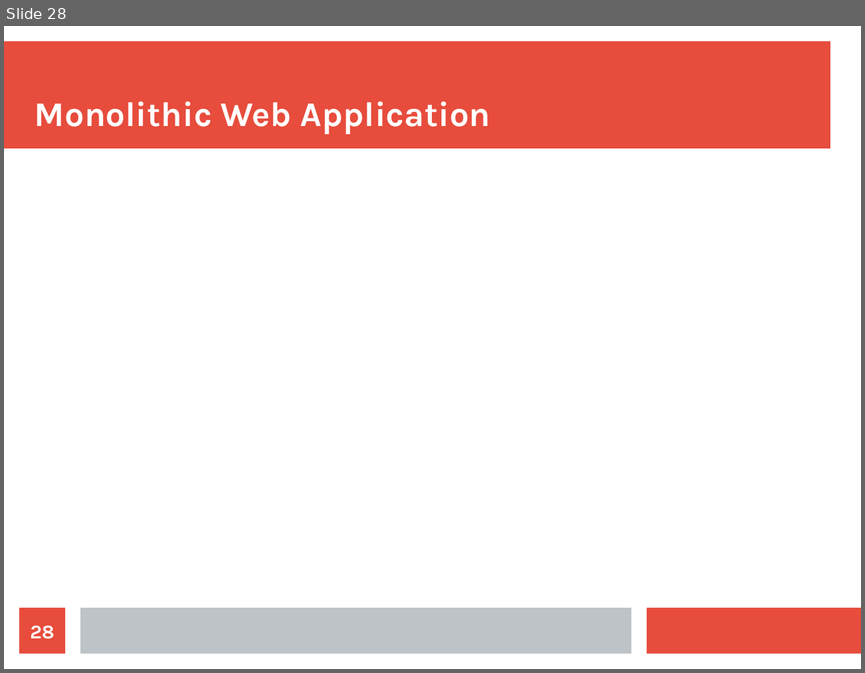
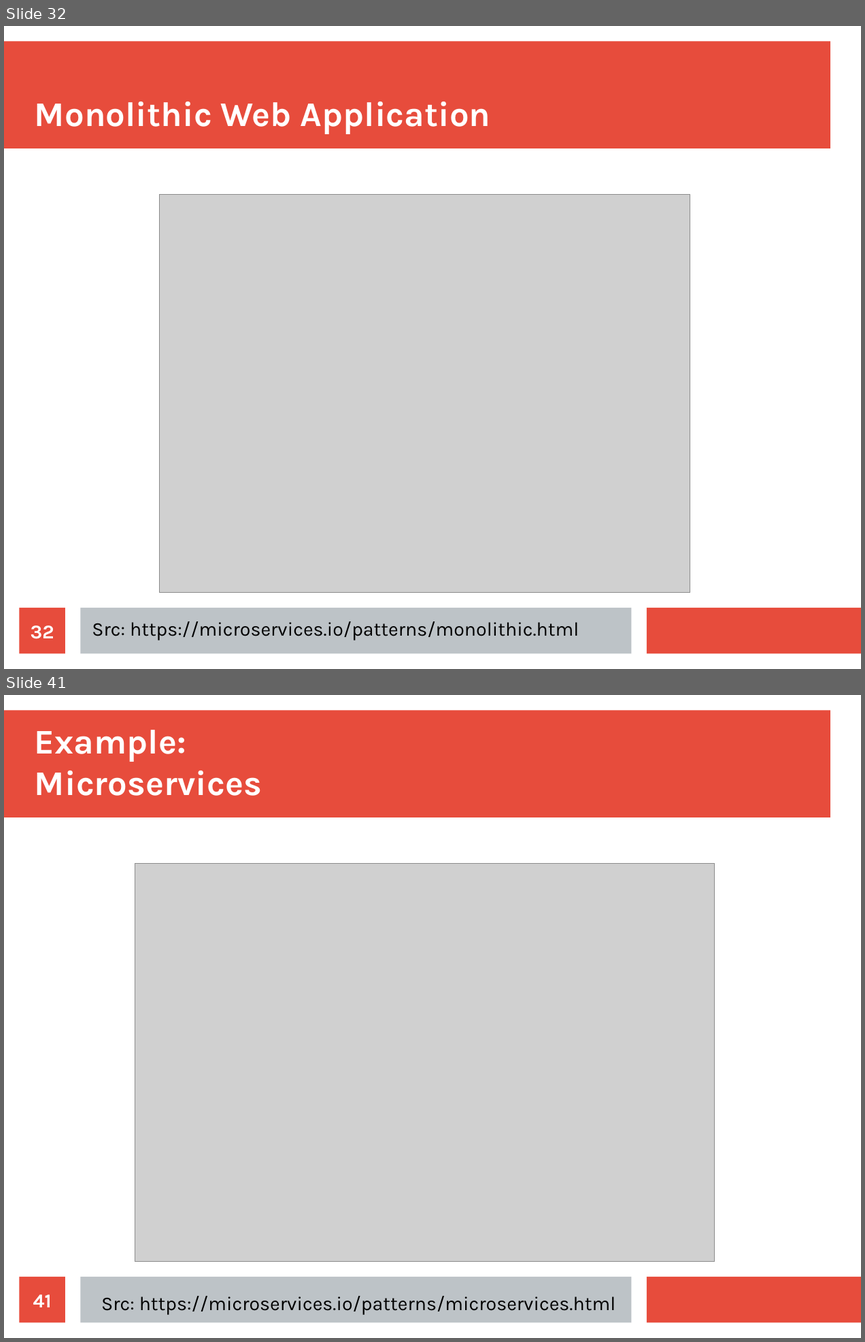
Before and after one commit to maxotta/pia-labs, a slide deck: lectures/architecture/architecture.odp. Shown one above the other, each under a label of ours: slide 28 before the commit, slides 32 and 41 after it; the slides between them are not shown. The pictures are 865x673 and 865x1342 pixels, drawn with LibreOffice and Linux fonts; fonts in the diff are those of the drawing; grey boxes stand for pictures. Boxes give left, top, right and bottom in pixels: in the first picture for what was removed or moved away, otherwise in the second. Text is boxed around its words. In the diff, an @@ line names an element or a change of style, - is before the commit and + after.

```diff
--- a/lectures/architecture/architecture.odp
+++ b/lectures/architecture/architecture.odp
@@ slide 41 added at <box>4,695,861,1338</box>, background #FFFFFF; not listed: 3 template elements that a slide beside it also shows @@
@@ title added at <box>35,730,262,796</box>, 32 pt, text #FFFFFF, bold @@
+Example:
+Microservices
@@ picture added at <box>135,864,715,1262</box> @@
@@ page number added at <box>20,1276,65,1323</box>, fill #E74C3C, 18 pt, text #FFFFFF, bold @@
+41
@@ text added at <box>101,1295,615,1314</box>, 18 pt, text #000000 @@
+Src: https://microservices.io/patterns/microservices.html
@@ what was slide 28 is now slide 32 @@
@@ slide 32 changed as well @@
@@ picture added at <box>160,195,689,593</box> @@
@@ page number at <box>31,625,54,639</box>: text changed @@
-28
+32
@@ text added at <box>92,621,579,640</box>, 18 pt, text #000000 @@
+Src: https://microservices.io/patterns/monolithic.html
```
Also in this commit, not shown: 3 other slides changed, 50 other slides added, 10 slides removed, 6 other files.
